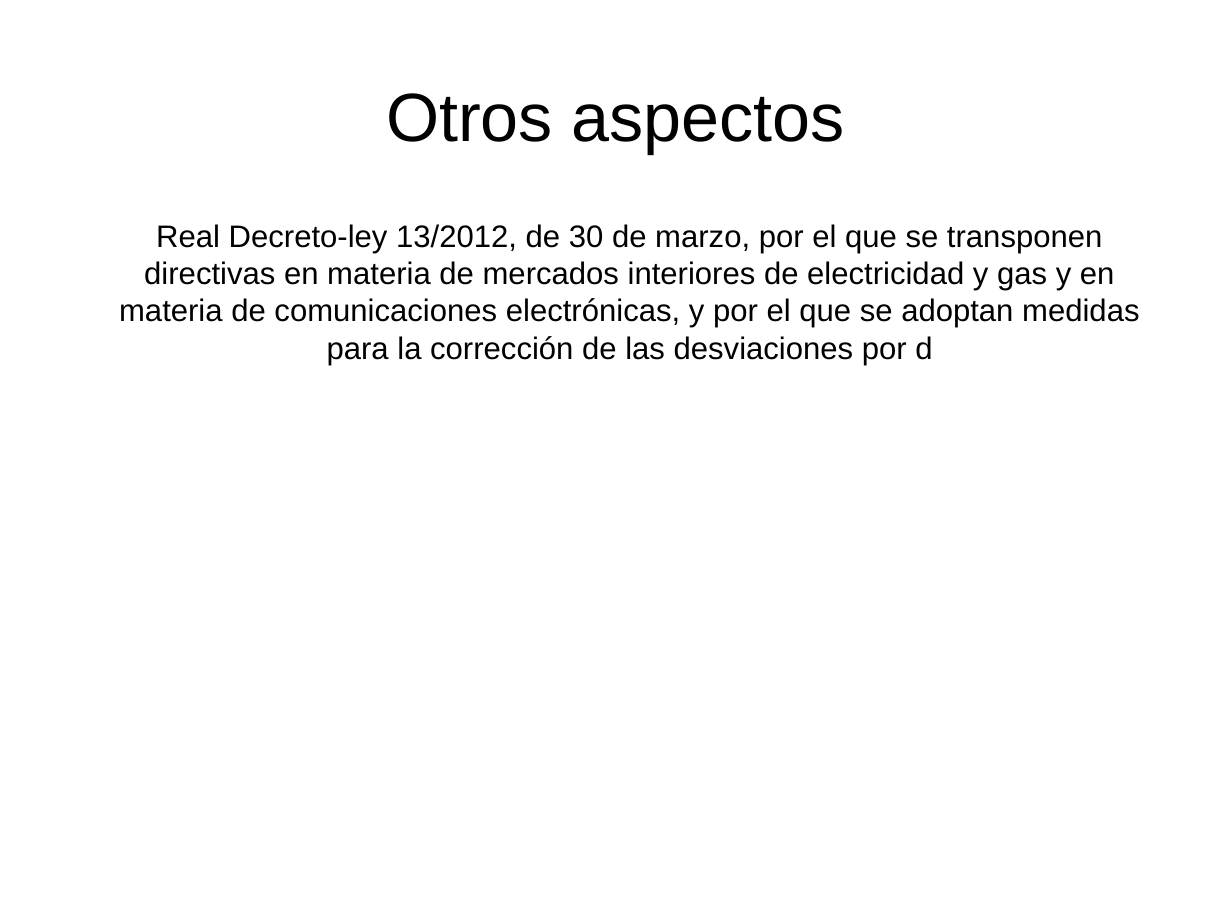
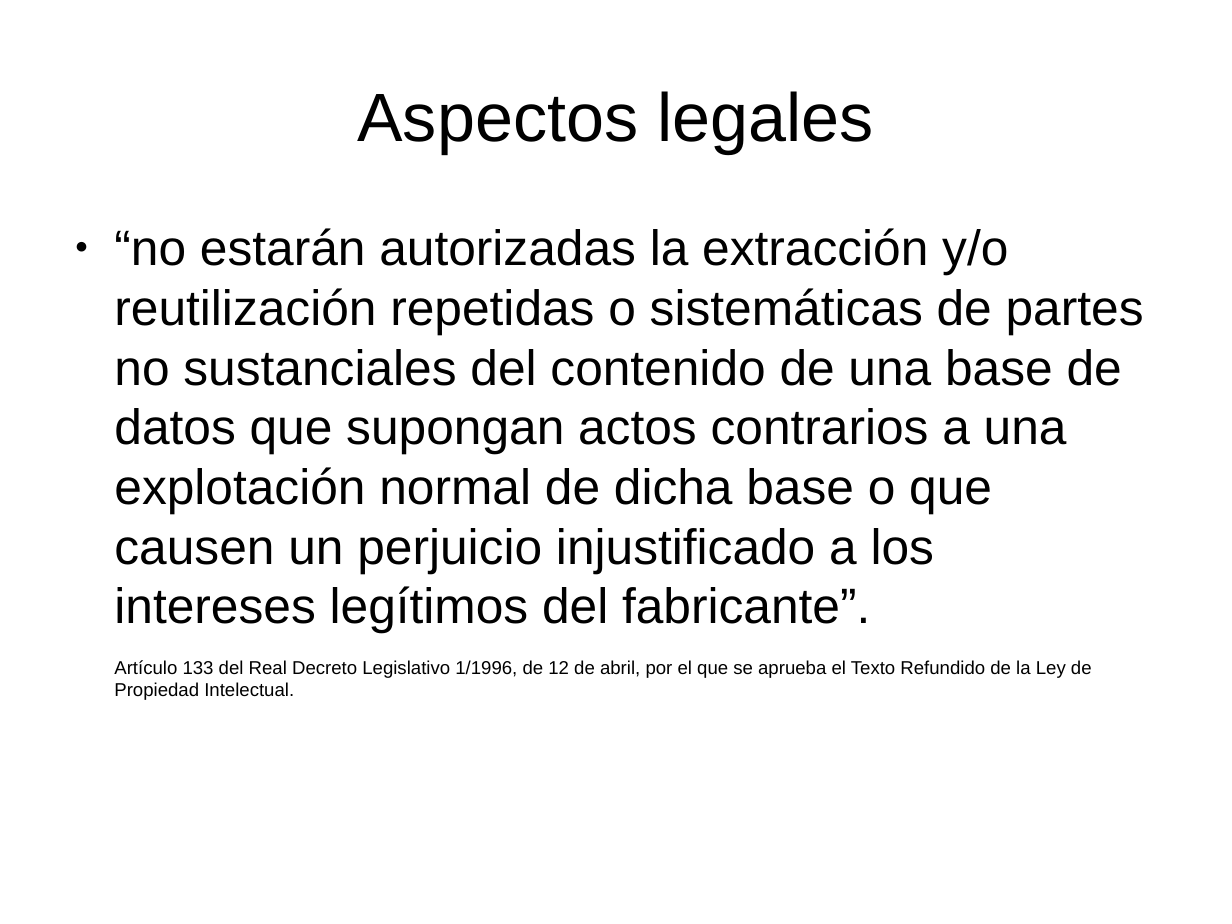
Before and after one commit to renatolrr/OpenDayOslRecycler2014, a slide deck: slide 6 of 2º_OpenDataDay_Granada_2014.odp. Drawn at 1232x924 pixels with LibreOffice and Linux fonts; fonts in the diff are those of the drawing. Boxes give left, top, right and bottom in pixels: in the first picture for what was removed or moved away, otherwise in the second. Text is boxed around its words. In the diff, an @@ line names an element or a change of style, - is before the commit and + after.

Commit message:
Proteccion de datos

```diff
--- a/2º_OpenDataDay_Granada_2014.odp
+++ b/2º_OpenDataDay_Granada_2014.odp
@@ title at bbox=[358, 91, 873, 153]: text changed @@
-Otros aspectos
+Aspectos legales
@@ text at bbox=[114, 228, 1144, 700]: text changed; size 20 to 32 pt @@
-Real Decreto-ley 13/2012, de 30 de marzo, por el que se transponen directivas en materia de mercados interiores de electricidad y gas y en materia de comunicaciones electrónicas, y por el que se adoptan medidas para la corrección de las desviaciones por d
+● “no estarán autorizadas la extracción y/o reutilización repetidas o sistemáticas de partes no sustanciales del contenido de una base de datos que supongan actos contrarios a una explotación normal de dicha base o que causen un perjuicio injustificado a los intereses legítimos del fabricante”.
+Artículo 133 del Real Decreto Legislativo 1/1996, de 12 de abril, por el que se aprueba el Texto Refundido de la Ley de Propiedad Intelectual.
```
Also in this commit, not shown: 1 other slide changed, 1 slide added.
